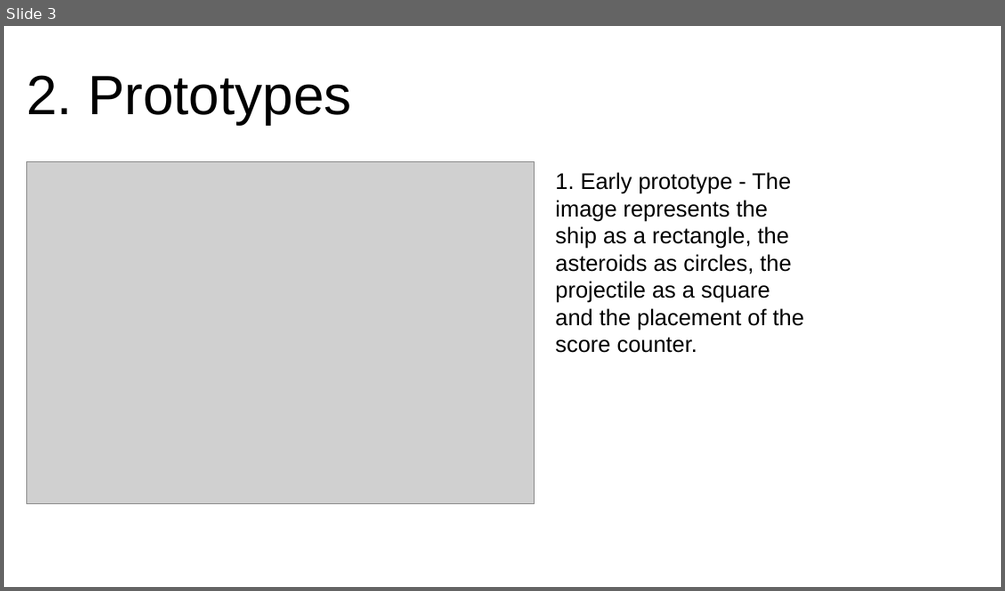
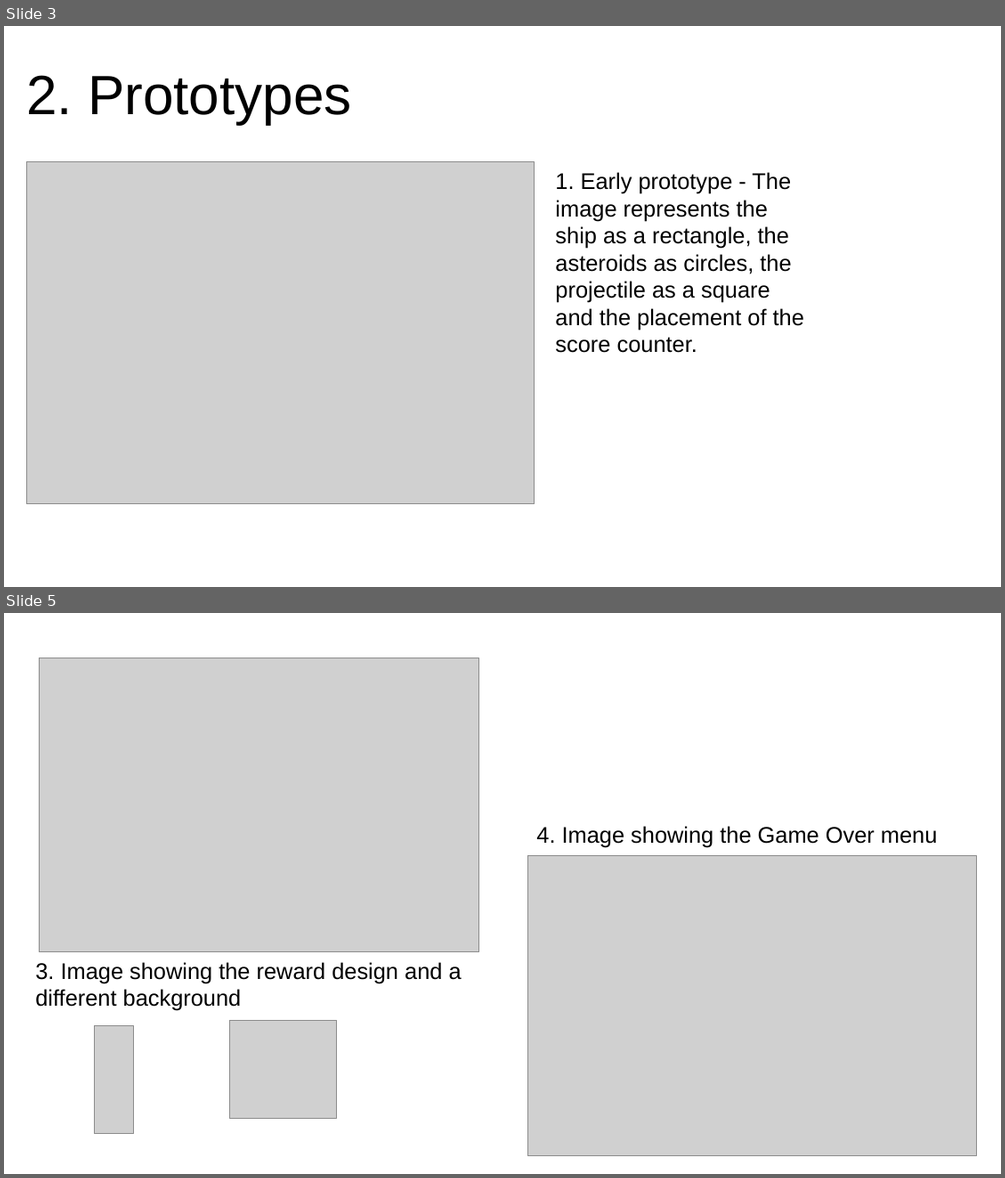
Before and after one commit to kaloyanMilev13/SpaceGame, a slide deck: doc/design/design_presentation.odp. Shown one above the other, each under a label of ours: slide 3 before the commit, slides 3 and 5 after it; the slides between them are not shown. The pictures are 1005x591 and 1005x1178 pixels, drawn with LibreOffice and Linux fonts; fonts in the diff are those of the drawing; grey boxes stand for pictures. Boxes give left, top, right and bottom in pixels: in the first picture for what was removed or moved away, otherwise in the second. Text is boxed around its words. In the diff, an @@ line names an element or a change of style, - is before the commit and + after.

Commit message:
Added directional shooting, removed unnecesary fields for widht and height, made the tehcnical details doc, expanded the design pptx

```diff
--- a/doc/design/design_presentation.odp
+++ b/doc/design/design_presentation.odp
@@ slide 5 added at bbox=[4, 613, 1001, 1174], background #FFFFFF @@
@@ picture added at bbox=[40, 658, 479, 952] @@
@@ text added at bbox=[536, 826, 938, 848], 18 pt, text #000000 @@
+4. Image showing the Game Over menu
@@ picture added at bbox=[527, 855, 977, 1156] @@
@@ text added at bbox=[35, 962, 461, 1011], 18 pt, text #000000 @@
+3. Image showing the reward design and a different background
@@ picture added at bbox=[95, 1025, 133, 1133] @@
@@ picture added at bbox=[230, 1020, 337, 1118] @@
```
Also in this commit, not shown: 1 slide changed, 1 other slide added, 6 other files.
